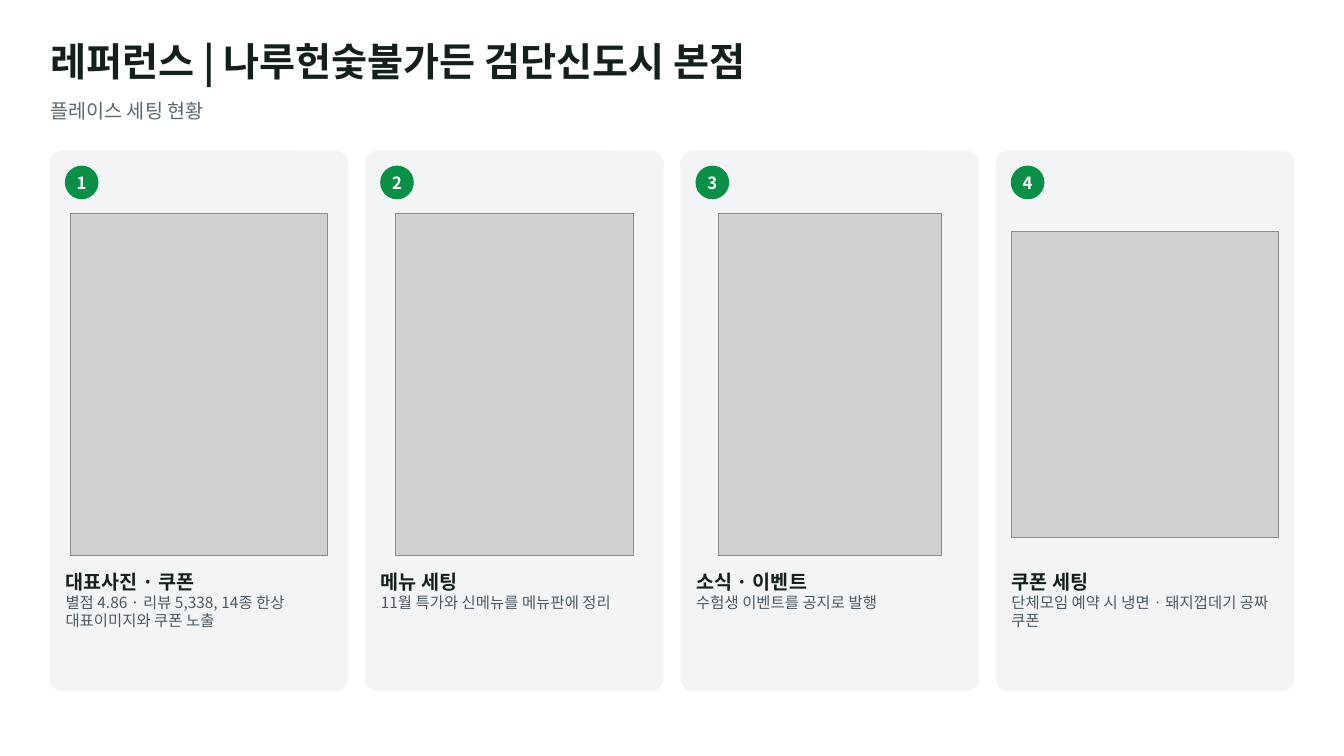
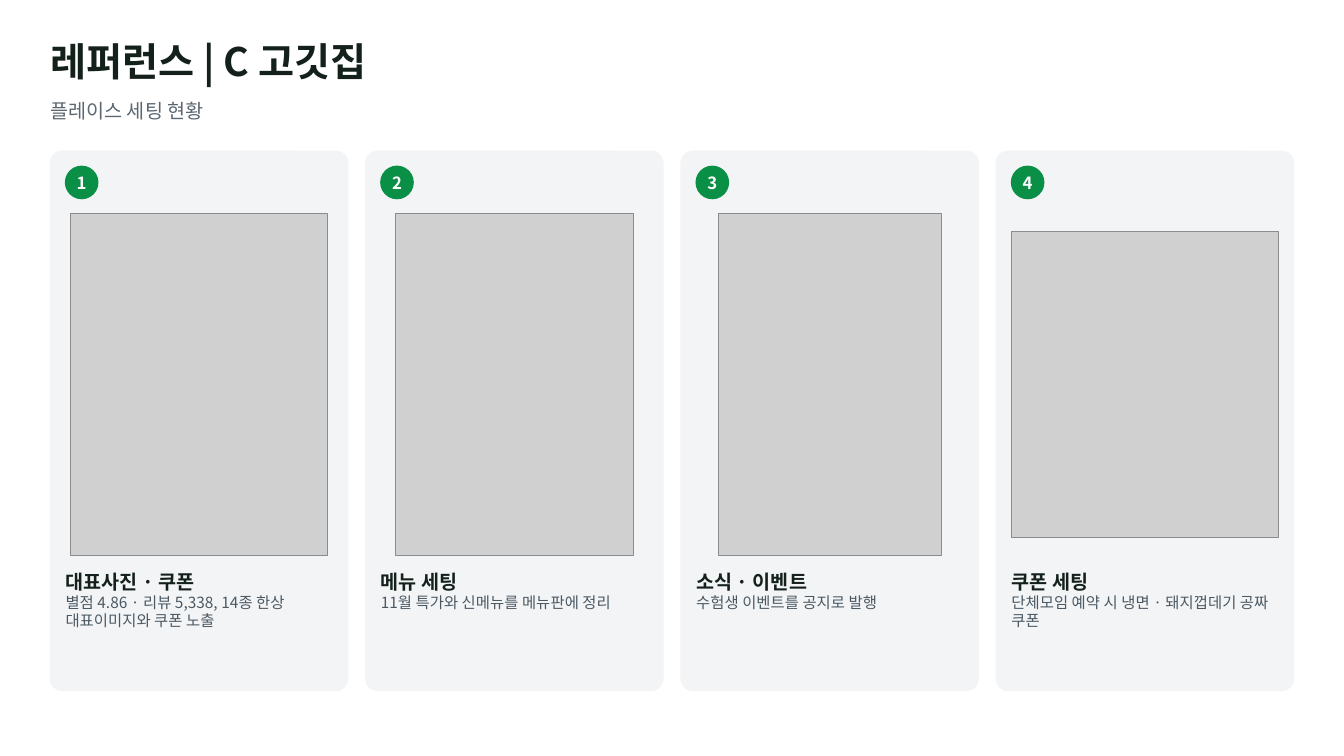
Before and after one commit to alfk0615/placeon, a slide deck: slide 8 of out/company_reference_proposal.pptx. Drawn at 1344x756 pixels with LibreOffice and Linux fonts; fonts in the diff are those of the drawing; grey boxes stand for pictures. Boxes give left, top, right and bottom in pixels: in the first picture for what was removed or moved away, otherwise in the second. Text is boxed around its words. In the diff, an @@ line names an element or a change of style, - is before the commit and + after.

```diff
--- a/out/company_reference_proposal.pptx
+++ b/out/company_reference_proposal.pptx
@@ text at (50, 43, 366, 80): text changed @@
-레퍼런스 | 나루헌숯불가든 검단신도시 본점
+레퍼런스 | C 고깃집
```
Also in this commit, not shown: 14 other slides changed.
